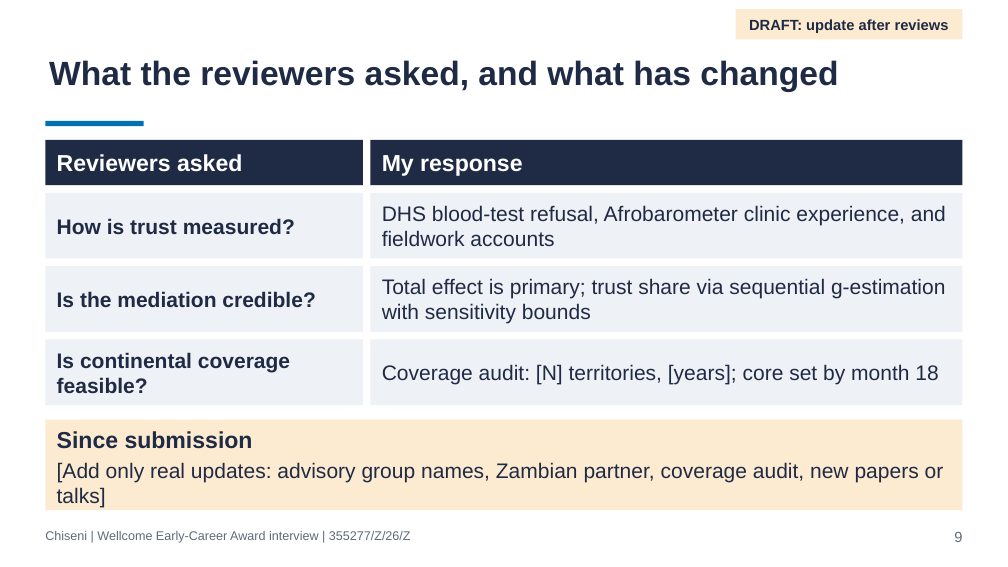
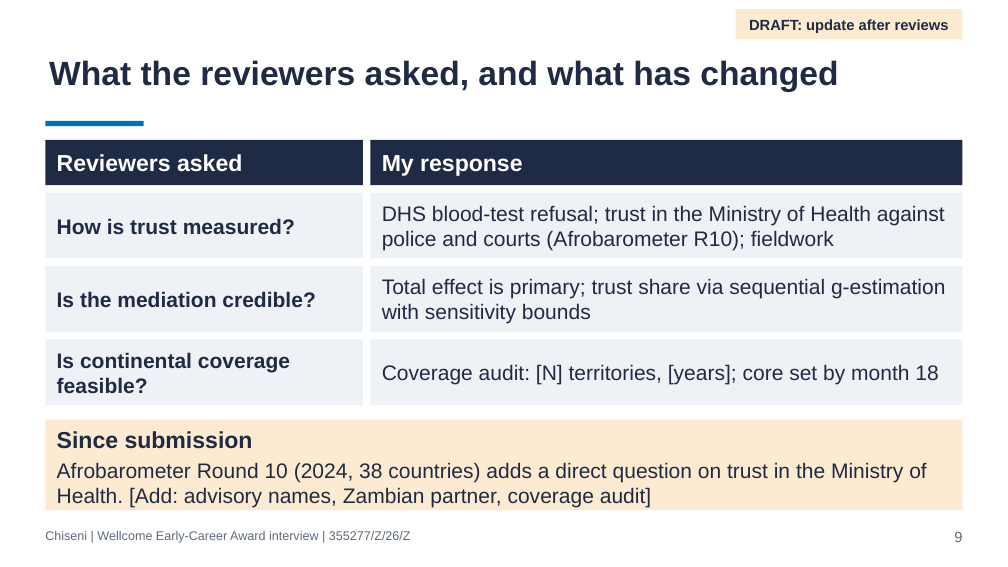
Before and after one commit to cchiseni-oss/Wellcome-Grant, a slide deck: slide 9 of Interview_Deck_draft.pptx. Drawn at 1008x567 pixels with LibreOffice and Linux fonts; fonts in the diff are those of the drawing. Boxes give left, top, right and bottom in pixels: in the first picture for what was removed or moved away, otherwise in the second. Text is boxed around its words. In the diff, an @@ line names an element or a change of style, - is before the commit and + after.

Commit message:
Use Afrobarometer Round 10 trust in Ministry of Health (Q37j) as the stated trust measure, with police and courts as placebo

```diff
--- a/Interview_Deck_draft.pptx
+++ b/Interview_Deck_draft.pptx
@@ text in rectangle at (x1=382, y1=205, x2=945, y2=251): text changed @@
-DHS blood-test refusal, Afrobarometer clinic experience, and fieldwork accounts
+DHS blood-test refusal; trust in the Ministry of Health against police and courts (Afrobarometer R10); fieldwork
@@ text in rectangle at (x1=57, y1=462, x2=927, y2=507): text changed @@
-[Add only real updates: advisory group names, Zambian partner, coverage audit, new papers or talks]
+Afrobarometer Round 10 (2024, 38 countries) adds a direct question on trust in the Ministry of Health. [Add: advisory names, Zambian partner, coverage audit]
```
Also in this commit, not shown: 2 other slides changed, 2 other files.
